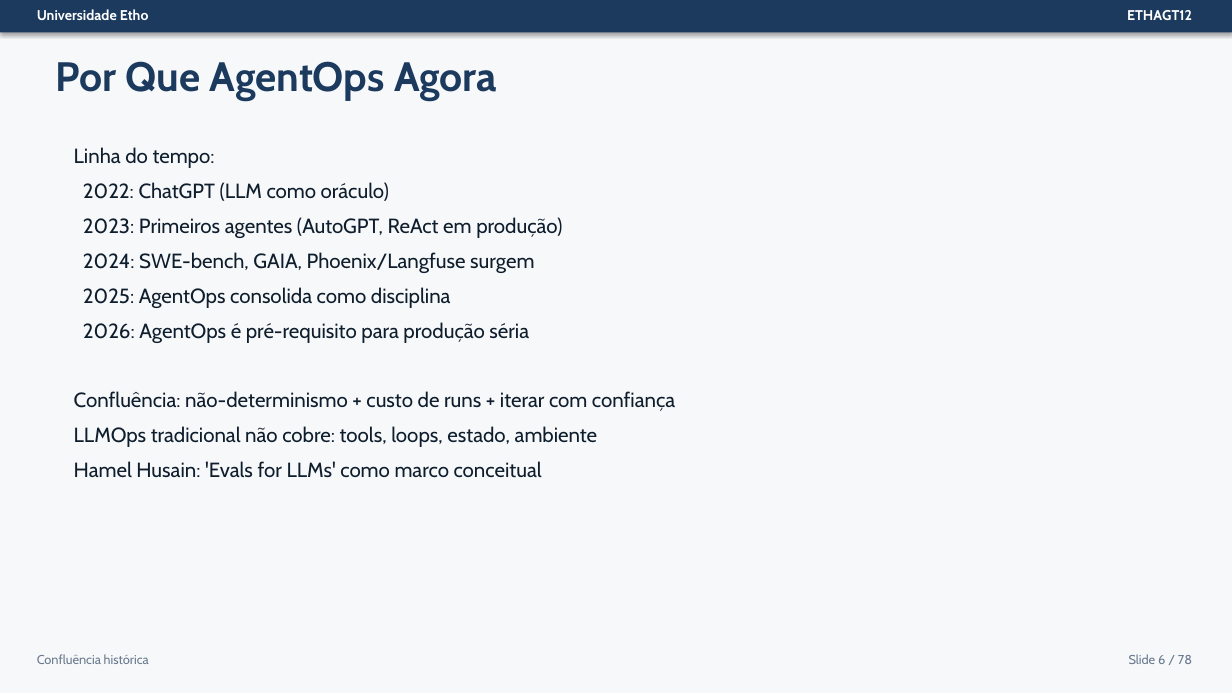
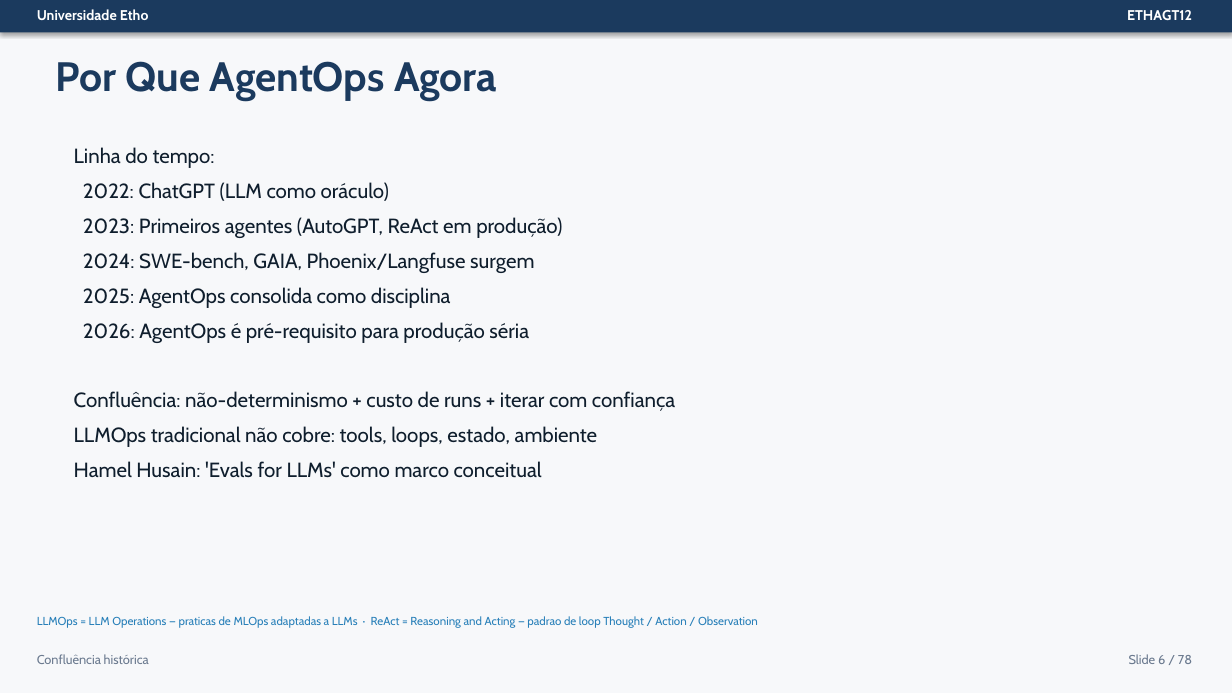
Before and after one commit to Etho-University/especializacao-programacao-agentica, a slide deck: slide 6 of docs/03-Slides/ETHAGT12/ETHAGT12-slides.pptx. Drawn at 1232x693 pixels with LibreOffice and Linux fonts; fonts in the diff are those of the drawing. Boxes give left, top, right and bottom in pixels: in the first picture for what was removed or moved away, otherwise in the second. Text is boxed around its words. In the diff, an @@ line names an element or a change of style, - is before the commit and + after.

```diff
--- a/docs/03-Slides/ETHAGT12/ETHAGT12-slides.pptx
+++ b/docs/03-Slides/ETHAGT12/ETHAGT12-slides.pptx
@@ text added at box(37, 616, 758, 628), 9 pt, text #2980B9 @@
+LLMOps = LLM Operations — praticas de MLOps adaptadas a LLMs · ReAct = Reasoning and Acting — padrao de loop Thought / Action / Observation
```
Also in this commit, not shown: 5 other slides changed, 55 other files.
